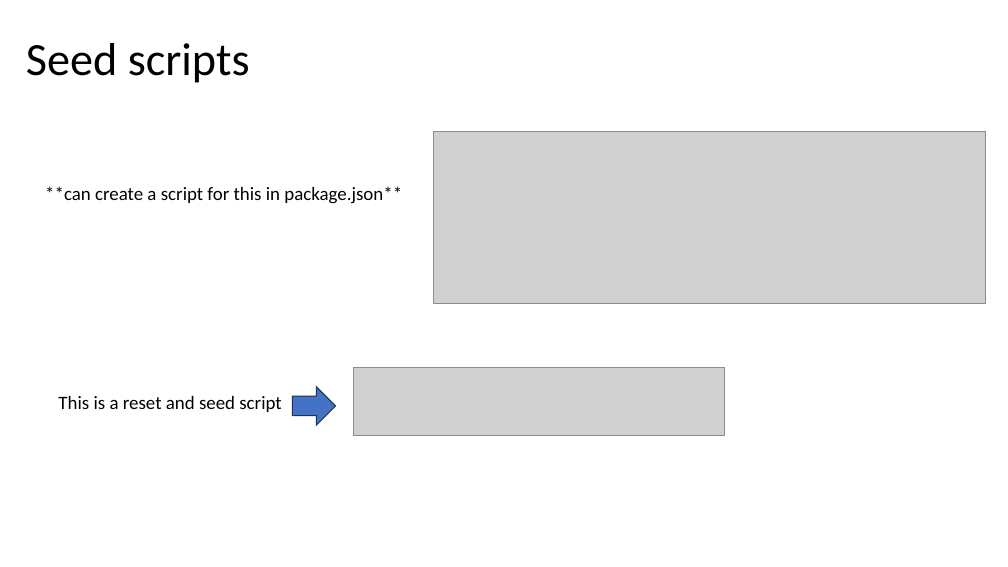
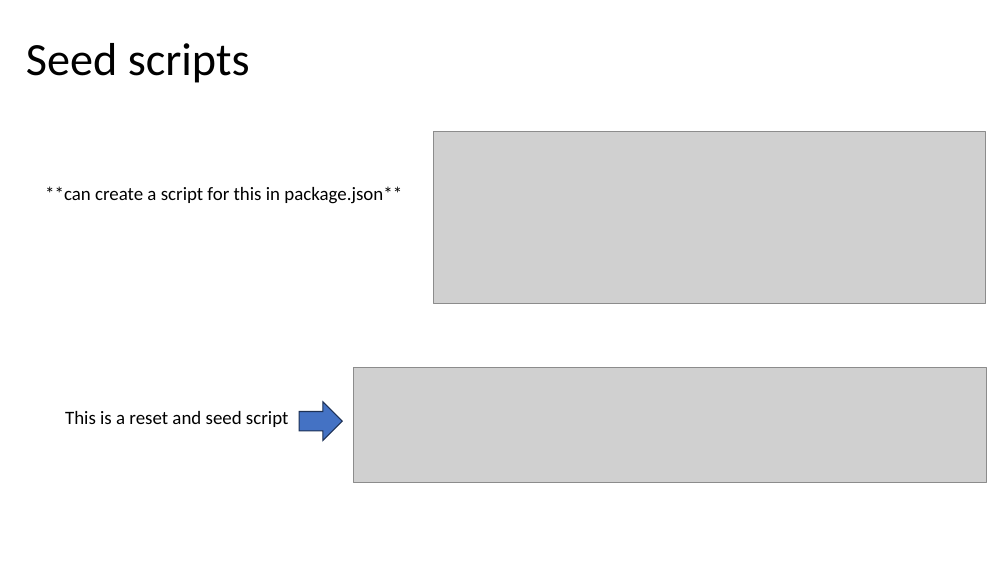
Before and after one commit to engineergrowth/Helpful-Stuff, a slide deck: slide 11 of PRISMA.pptx. Drawn at 1008x567 pixels with LibreOffice and Linux fonts; fonts in the diff are those of the drawing; grey boxes stand for pictures. Boxes give left, top, right and bottom in pixels: in the first picture for what was removed or moved away, otherwise in the second. Text is boxed around its words. In the diff, an @@ line names an element or a change of style, - is before the commit and + after.

```diff
--- a/PRISMA.pptx
+++ b/PRISMA.pptx
@@ picture: place and size @@
-picture at (353, 368, 724, 436)
+picture at (353, 368, 986, 483)
@@ text "This is a reset and ...": place and size @@
-text "This is a reset and ..." at (58, 396, 281, 412)
+text "This is a reset and ..." at (65, 411, 288, 427)
@@ right arrow: place and size @@
-right arrow at (293, 386, 336, 425)
+right arrow at (299, 402, 343, 441)
```
Also in this commit, not shown: 2 other slides changed, 1 slide added, 2 slides removed, 3 other files.
